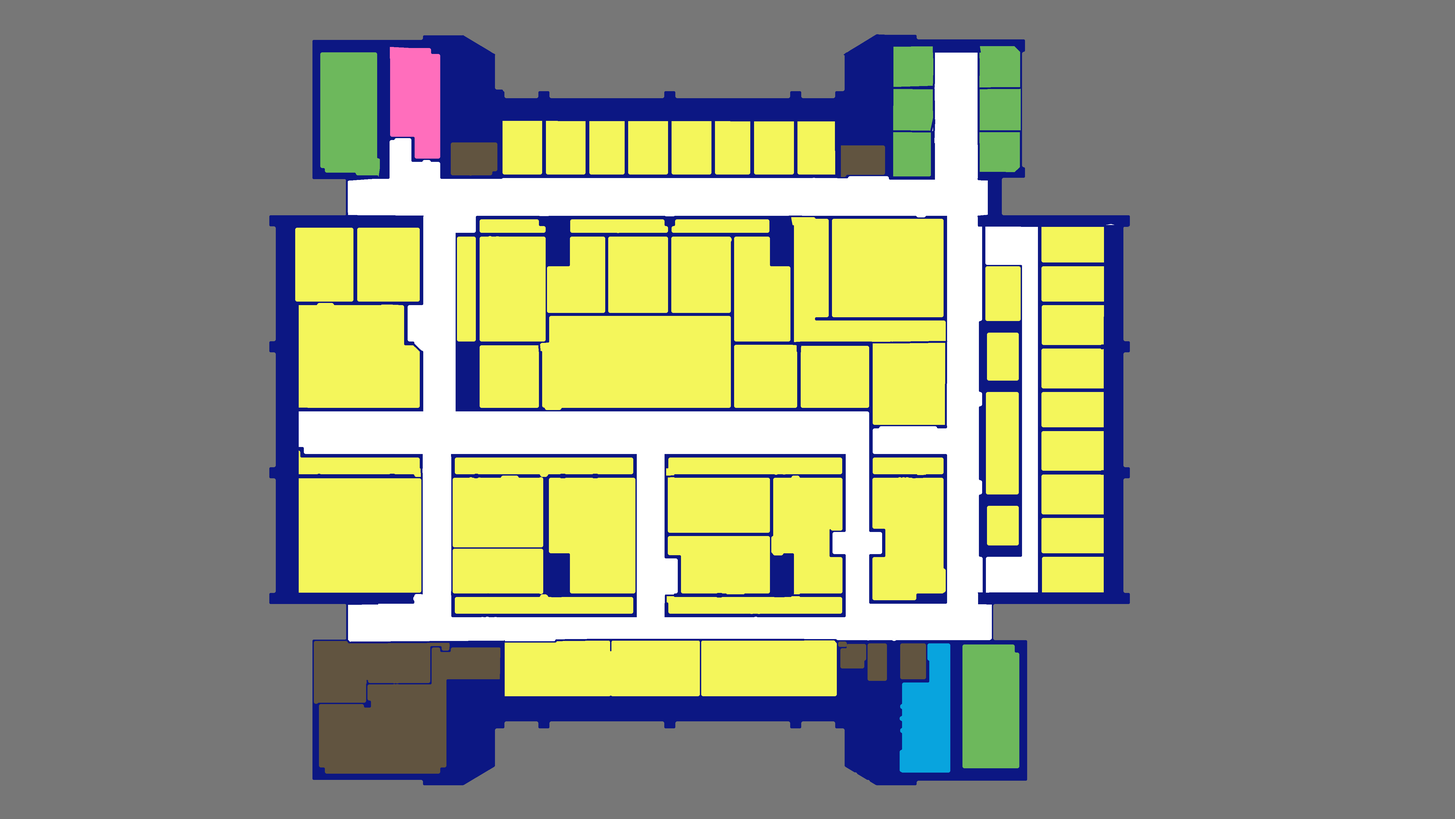
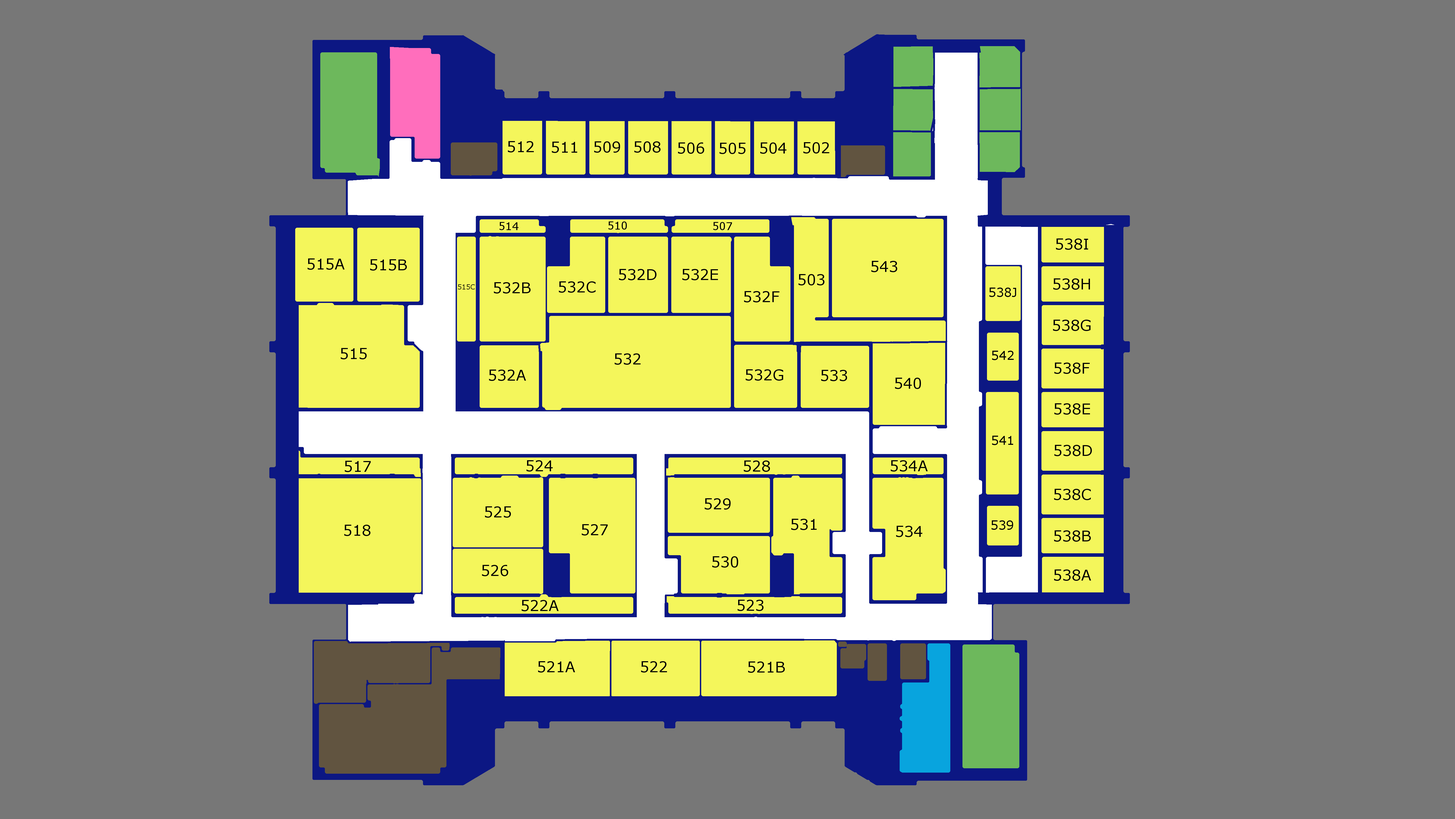
Comparing the layer stacks of the two (1455, 819) images. Changes:
added group "Layer Group" with 57 layers above "Layer #1" over [307, 141, 1093, 673]
added layer "538I" in group "Layer Group" over [1056, 238, 1089, 250]
added layer "538H" in group "Layer Group" over [1053, 278, 1091, 290]
added layer "538G" in group "Layer Group" over [1053, 319, 1091, 331]
added layer "538F" in group "Layer Group" over [1054, 362, 1090, 374]
added layer "538E" in group "Layer Group" over [1054, 403, 1091, 415]
added layer "538D" in group "Layer Group" over [1054, 444, 1093, 456]
added layer "538C" in group "Layer Group" over [1054, 488, 1091, 500]
added layer "538B" in group "Layer Group" over [1054, 530, 1091, 542]
added layer "538A" in group "Layer Group" over [1054, 569, 1092, 581]
added layer "534A" in group "Layer Group" over [890, 460, 928, 472]
added layer "543" in group "Layer Group" over [871, 260, 898, 273]
added layer "532G" in group "Layer Group" over [745, 369, 784, 381]
added layer "532F" in group "Layer Group" over [744, 290, 780, 303]
added layer "532E" in group "Layer Group" over [682, 268, 719, 281]
added layer "532D" in group "Layer Group" over [619, 268, 657, 281]
added layer "532C" in group "Layer Group" over [558, 281, 596, 293]
added layer "532B" in group "Layer Group" over [493, 282, 531, 294]
added layer "532A" in group "Layer Group" over [489, 369, 527, 381]
added layer "515B" in group "Layer Group" over [370, 259, 407, 271]
added layer "515A" in group "Layer Group" over [307, 258, 345, 270]
added layer "522A" in group "Layer Group" over [521, 599, 559, 612]
added layer "521B" in group "Layer Group" over [748, 661, 785, 673]
added layer "521A" in group "Layer Group" over [538, 660, 576, 673]
…and 35 more changes (34 added, 1 painted)
